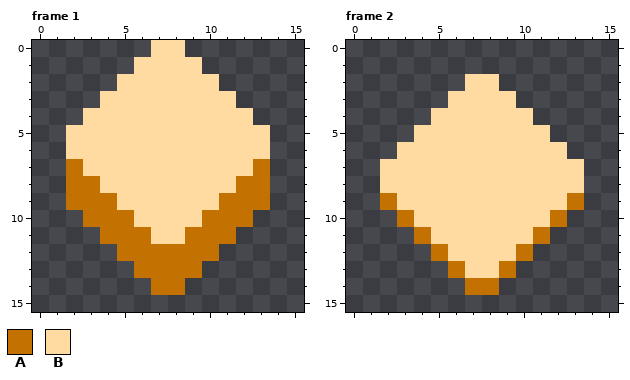
A pixel-art file gets an edit: Sprites/button.aseprite. This is how it looked before the edit.
16x16 pixels, 2 frames. Shown: frame 1, frame 2.
Palette (. is transparent): A #c37100  B #ffdba2
Pixels before, frame 1, first column x 2:
 0 .....BB.....
 1 ....BBBB....
 2 ...BBBBBB...
 3 ..BBBBBBBB..
 4 .BBBBBBBBBB.
 5 BBBBBBBBBBBB
 6 BBBBBBBBBBBB
 7 ABBBBBBBBBBA
 8 AABBBBBBBBAA
 9 AAABBBBBBAAA
10 .AAABBBBAAA.
11 ..AAABBAAA..
12 ...AAAAAA...
13 ....AAAA....
14 .....AA.....
Pixels before, frame 2, first column x 2:
 2 .....BB.....
 3 ....BBBB....
 4 ...BBBBBB...
 5 ..BBBBBBBB..
 6 .BBBBBBBBBB.
 7 BBBBBBBBBBBB
 8 BBBBBBBBBBBB
 9 ABBBBBBBBBBA
10 .ABBBBBBBBA.
11 ..ABBBBBBA..
12 ...ABBBBA...
13 ....ABBA....
14 .....AA.....
The result:
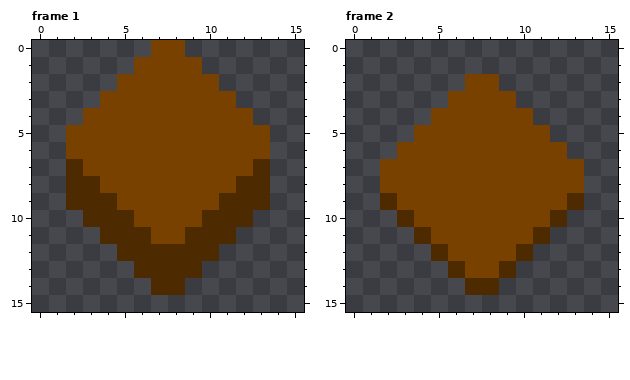
Commit message: adds button and lantern pngs
Difference:
colour A: #c37100 -> #4e2a00
colour B: #ffdba2 -> #794100
Pixel boxes of the changes (left, top, right, bottom) in both pictures:
changed: (66, 40, 270, 295)
changed: (380, 74, 584, 295)
